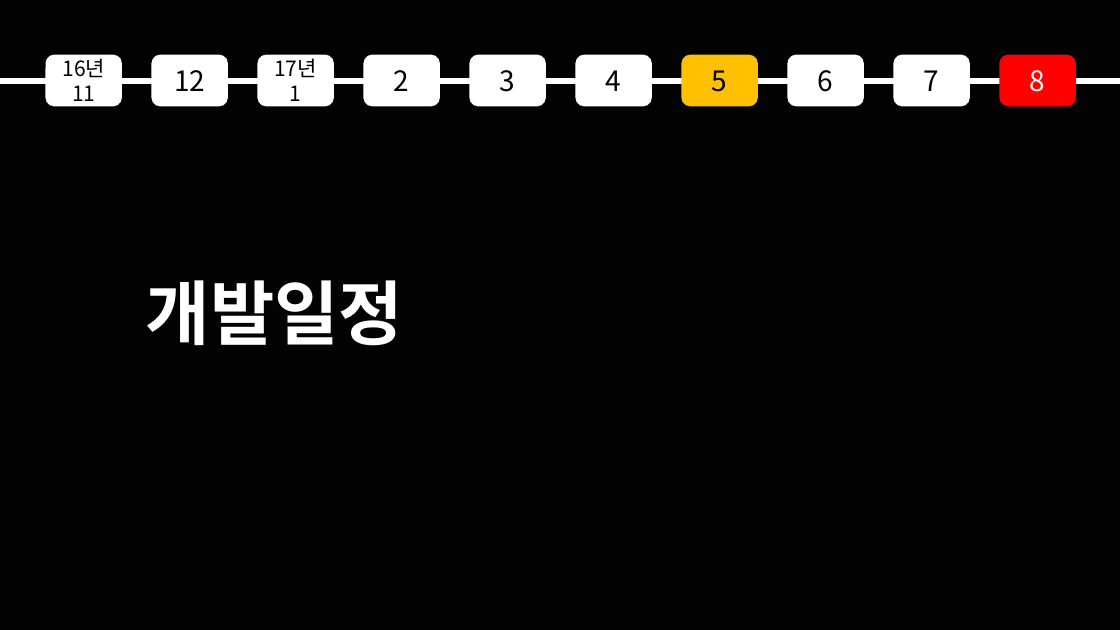
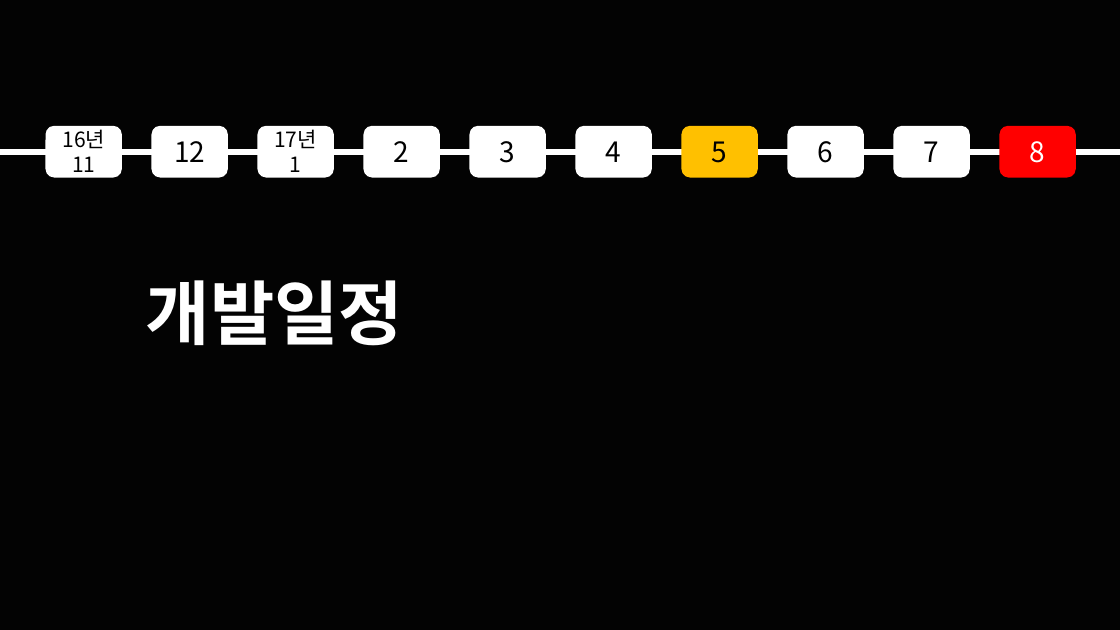
Before and after one commit to korleinster/gamebusdriver, a slide deck: slide 24 of documents/노루막이_김형준_신창섭_홍승필_허지훈.pptx (slide 23 before the commit). Drawn at 1120x630 pixels with LibreOffice and Linux fonts; fonts in the diff are those of the drawing; background and template pictures are left out. Boxes give left, top, right and bottom in pixels: in the first picture for what was removed or moved away, otherwise in the second. Text is boxed around its words. In the diff, an @@ line names an element or a change of style, - is before the commit and + after.

```diff
--- a/documents/노루막이_김형준_신창섭_홍승필_허지훈.pptx
+++ b/documents/노루막이_김형준_신창섭_홍승필_허지훈.pptx
@@ 10 rounded rectangles, 3 lines moved together from (x1=0, y1=55, x2=1120, y2=107) to (x1=0, y1=126, x2=1120, y2=178) @@
```
Also in this commit, not shown: 3 other slides changed, 1 slide added.
